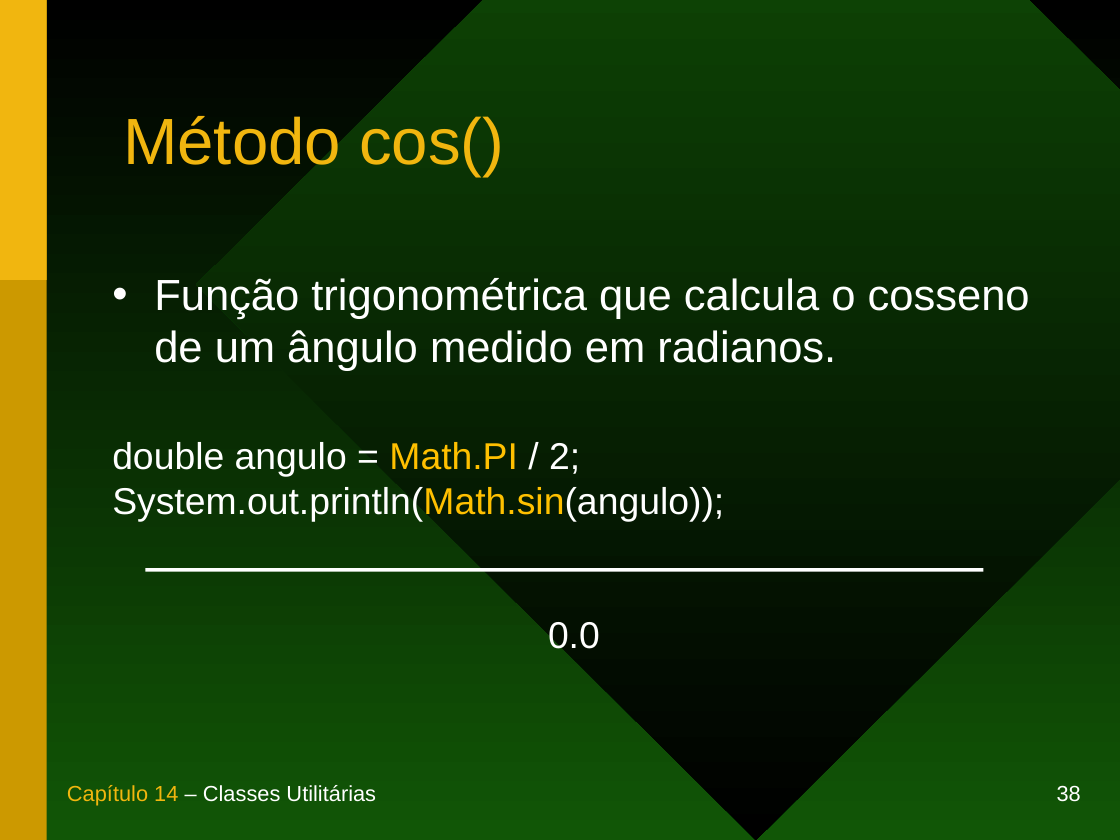
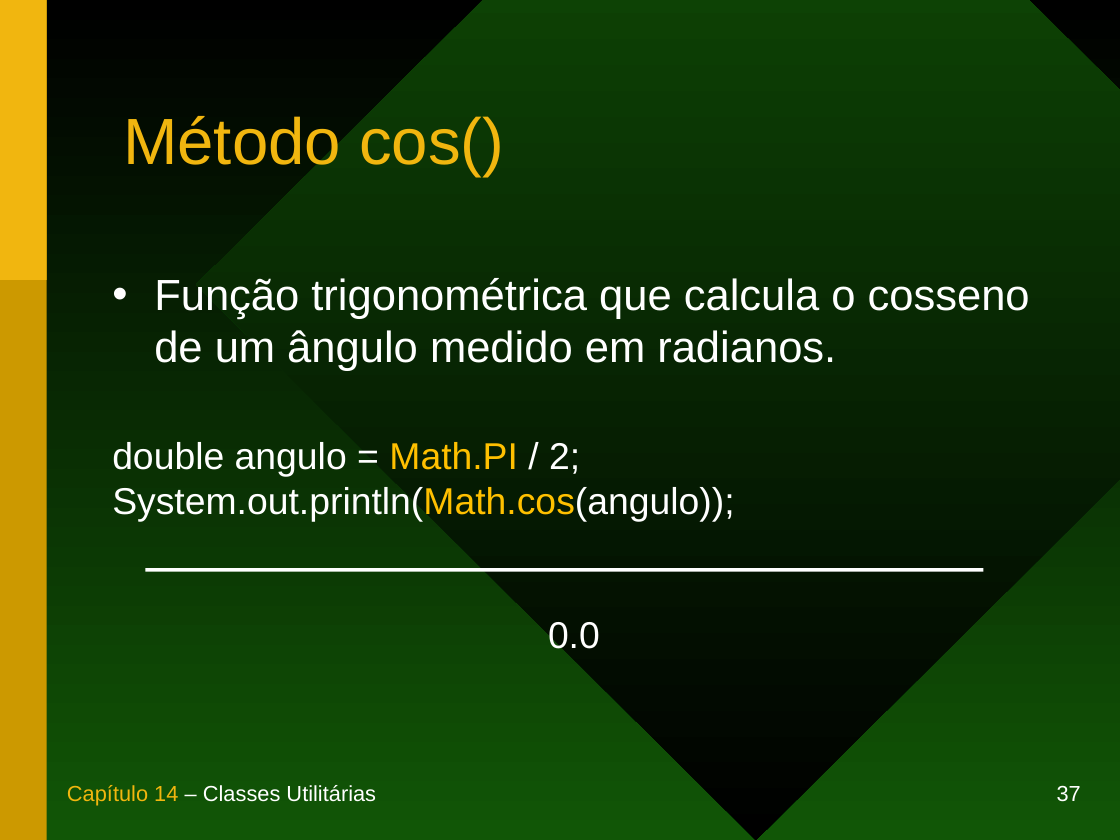
Before and after one commit to duchesqui/slzvieira-training, a slide deck: slide 37 of 1-Java-Programmer-Modulo-I/14.Capitulo14.ppt (slide 38 before the commit). Drawn at 1120x840 pixels with LibreOffice and Linux fonts; fonts in the diff are those of the drawing. Boxes give left, top, right and bottom in pixels: in the first picture for what was removed or moved away, otherwise in the second. Text is boxed around its words. In the diff, an @@ line names an element or a change of style, - is before the commit and + after.

```diff
--- a/1-Java-Programmer-Modulo-I/14.Capitulo14.ppt
+++ b/1-Java-Programmer-Modulo-I/14.Capitulo14.ppt
@@ text at [112,487,734,521]: text changed @@
-System.out.println(Math.sin(angulo));
+System.out.println(Math.cos(angulo));
@@ page number at [1057,785,1081,802]: text changed @@
-38
+37
```
Also in this commit, not shown: 1 other slide changed, 21 slides removed, 3 other files.
